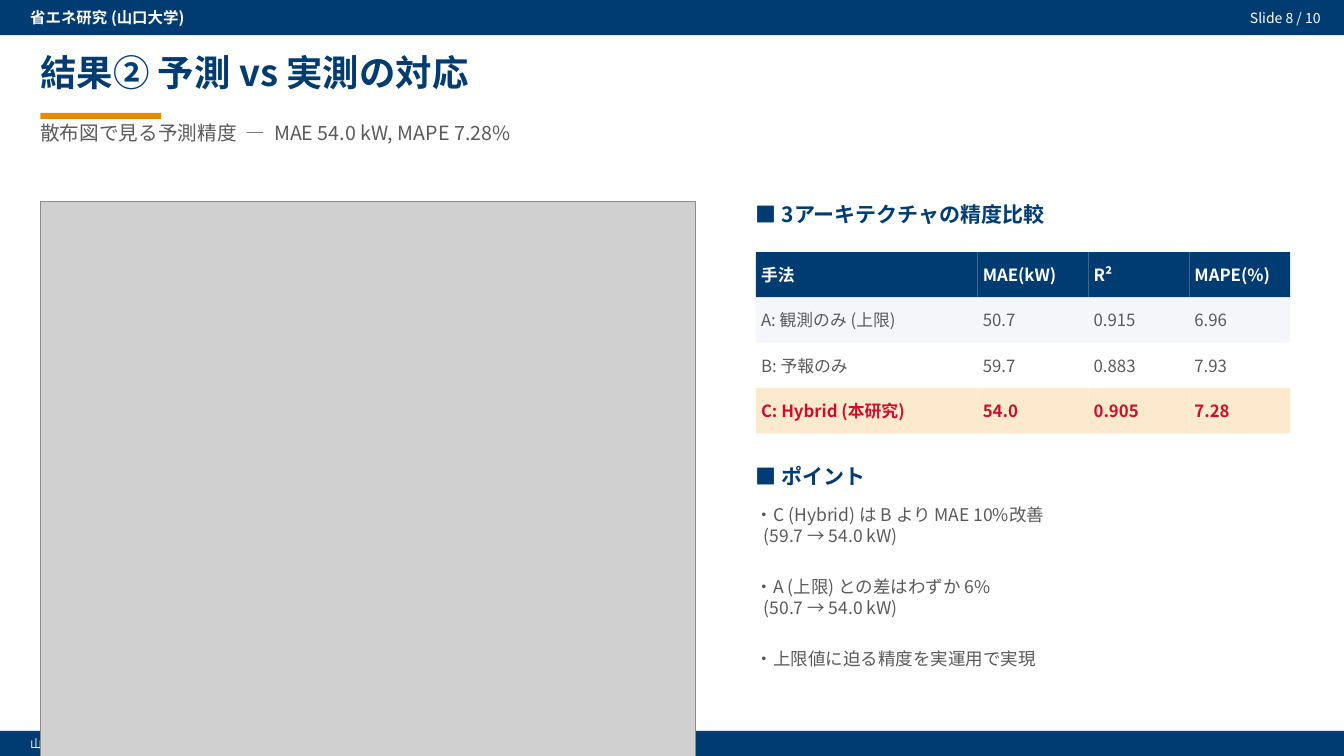
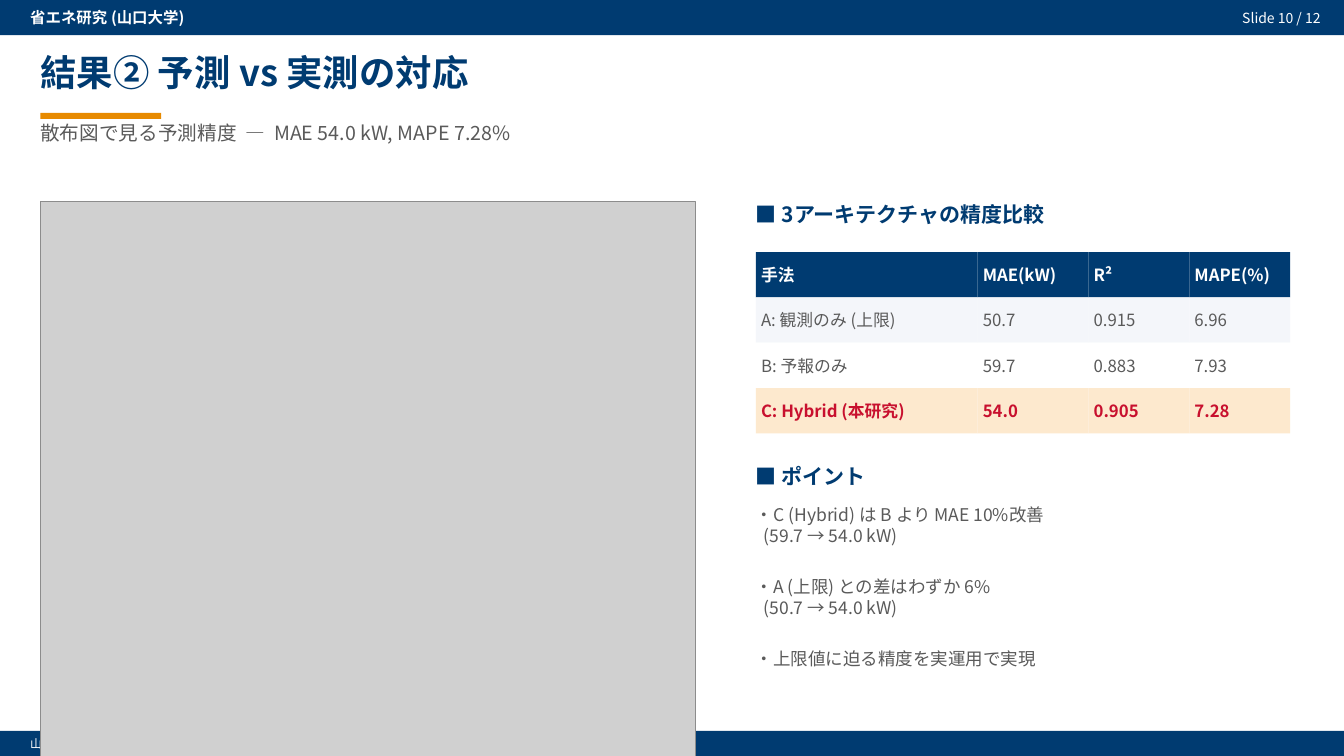
Before and after one commit to dasjkdhas/academic-research-skills, a slide deck: slide 10 of output/sdr-weather-alerts/presentation/SDR_research_progress_jp.pptx (slide 8 before the commit). Drawn at 1344x756 pixels with LibreOffice and Linux fonts; fonts in the diff are those of the drawing; grey boxes stand for pictures. Boxes give left, top, right and bottom in pixels: in the first picture for what was removed or moved away, otherwise in the second. Text is boxed around its words. In the diff, an @@ line names an element or a change of style, - is before the commit and + after.

```diff
--- a/output/sdr-weather-alerts/presentation/SDR_research_progress_jp.pptx
+++ b/output/sdr-weather-alerts/presentation/SDR_research_progress_jp.pptx
@@ text at (x1=1242, y1=12, x2=1321, y2=23): text changed @@
-Slide 8 / 10
+Slide 10 / 12
```
Also in this commit, not shown: 8 other slides changed, 2 slides added, 12 other files.
